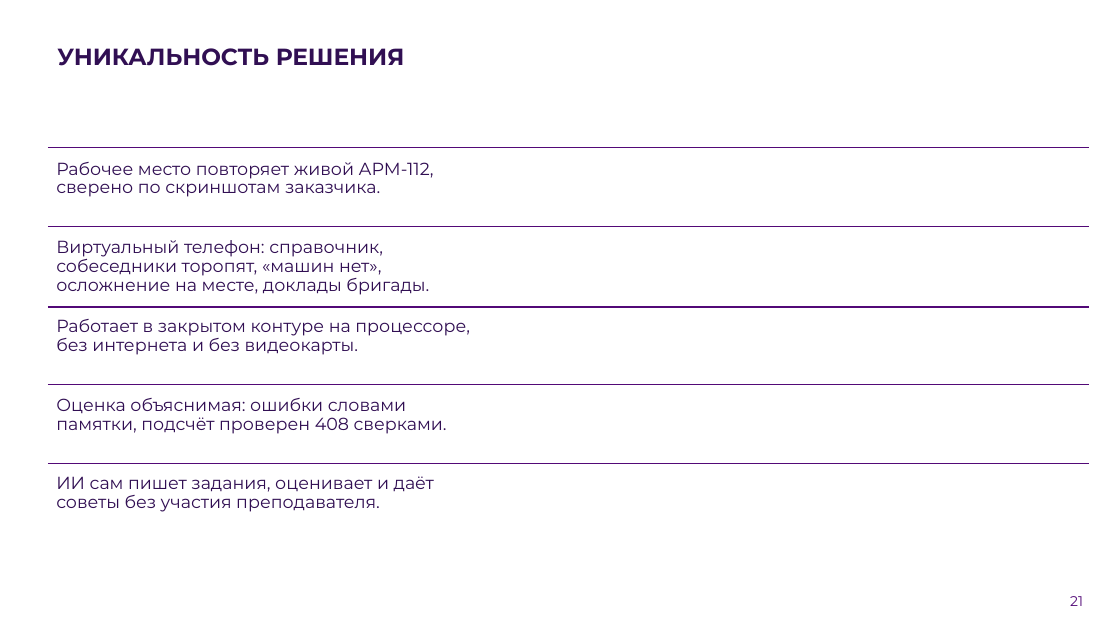
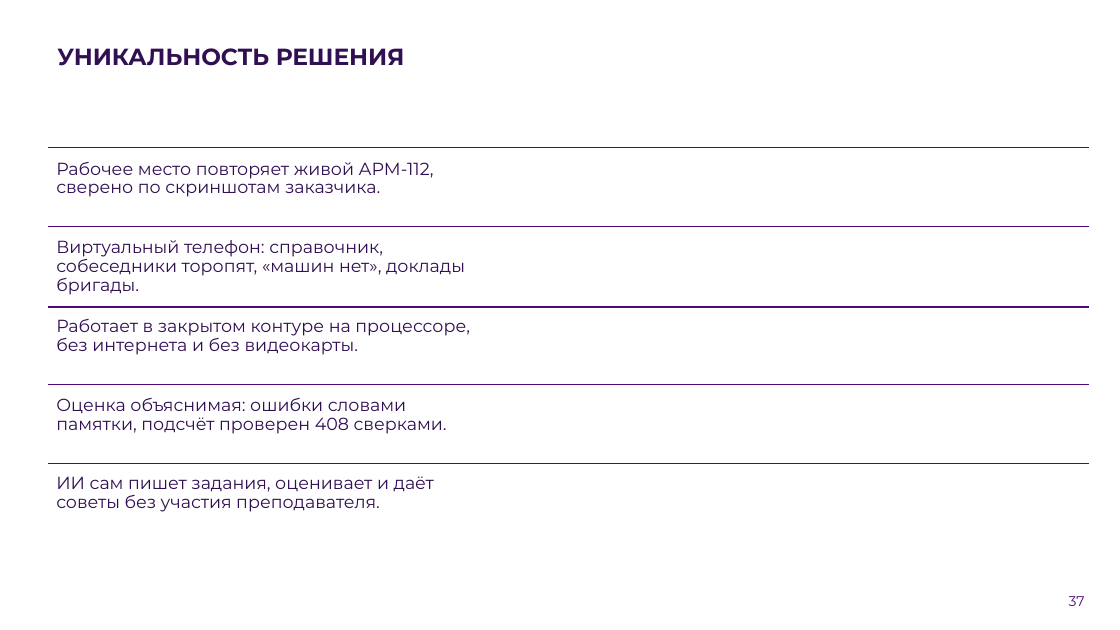
Before and after one commit to Vadik145-beep/lct-112-simulator, a slide deck: slide 37 of docs/presentation/ЛЦТ2026_Ультратех_задача9.pptx (slide 21 before the commit). Drawn at 1120x630 pixels with LibreOffice and Linux fonts; fonts in the diff are those of the drawing; background and template pictures are left out. Boxes give left, top, right and bottom in pixels: in the first picture for what was removed or moved away, otherwise in the second. Text is boxed around its words. In the diff, an @@ line names an element or a change of style, - is before the commit and + after.

Commit message:
docs: презентация финала на основе сданной Google-версии (#268)
Первые пять слайдов без изменений. Убраны слайды режима оператора 112 и
разговора с заявителем. Добавлены «Как проходит занятие», вход с логинами,
виртуальный телефон, справочник телефонов, собеседники, задания от ИИ,
мониторинг преподавателя, разбор с советами и два слайда с рекомендациями
заказчика. Экраны сняты со стенда 20.10.

```diff
--- a/docs/presentation/ЛЦТ2026_Ультратех_задача9.pptx
+++ b/docs/presentation/ЛЦТ2026_Ультратех_задача9.pptx
@@ text at (56, 240, 465, 295): text changed @@
-Виртуальный телефон: справочник, собеседники торопят, «машин нет», осложнение на месте, доклады бригады.
+Виртуальный телефон: справочник, собеседники торопят, «машин нет», доклады бригады.
@@ page number at (1069, 596, 1085, 606): text changed @@
-21
+37
```
Also in this commit, not shown: 17 other slides changed, 23 slides added, 8 slides removed, 1 other file.
